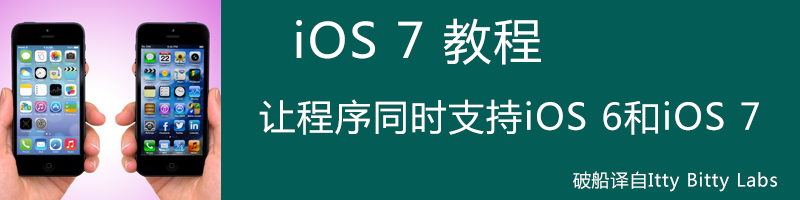
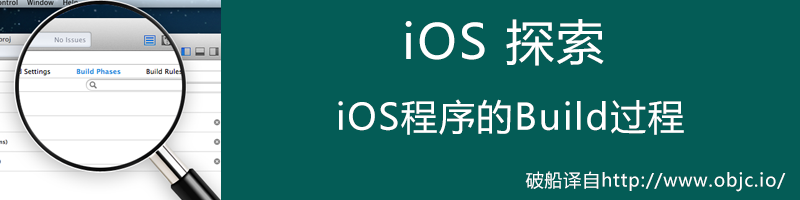
Layer changes from the first 800 × 200 image to the second:
added group "探索iOS程序的Build过程" with 6 layers above "iOS 7 教程:让程序同时支持iOS 6和iOS 7" over (x1=0, y1=0, x2=786, y2=200)
added group "0" (1st of 8, in "探索iOS程序的Build过程") with 5 layers in group "探索iOS程序的Build过程" over (x1=0, y1=0, x2=786, y2=200)
added layer "破船原创" (1st of 3, in "探索iOS程序的Build过程" › "0") in group "0" over (x1=525, y1=171, x2=786, y2=192)
added layer "定制iOS 7中的导航栏和状态栏" (1st of 4, in "探索iOS程序的Build过程" › "0") in group "0" over (x1=338, y1=99, x2=684, y2=135)
added layer "iOS 探索" in group "0" over (x1=405, y1=19, x2=604, y2=66)
added layer "图层 0" (1st of 14, in "探索iOS程序的Build过程" › "0") in group "0" over (x1=259, y1=18, x2=786, y2=192)
added layer "图层 7" in group "0" over (x1=0, y1=0, x2=221, y2=200)
hid group "iOS 7 教程:让程序同时支持iOS 6和iOS 7" (6 layers) over (x1=0, y1=0, x2=786, y2=200)
